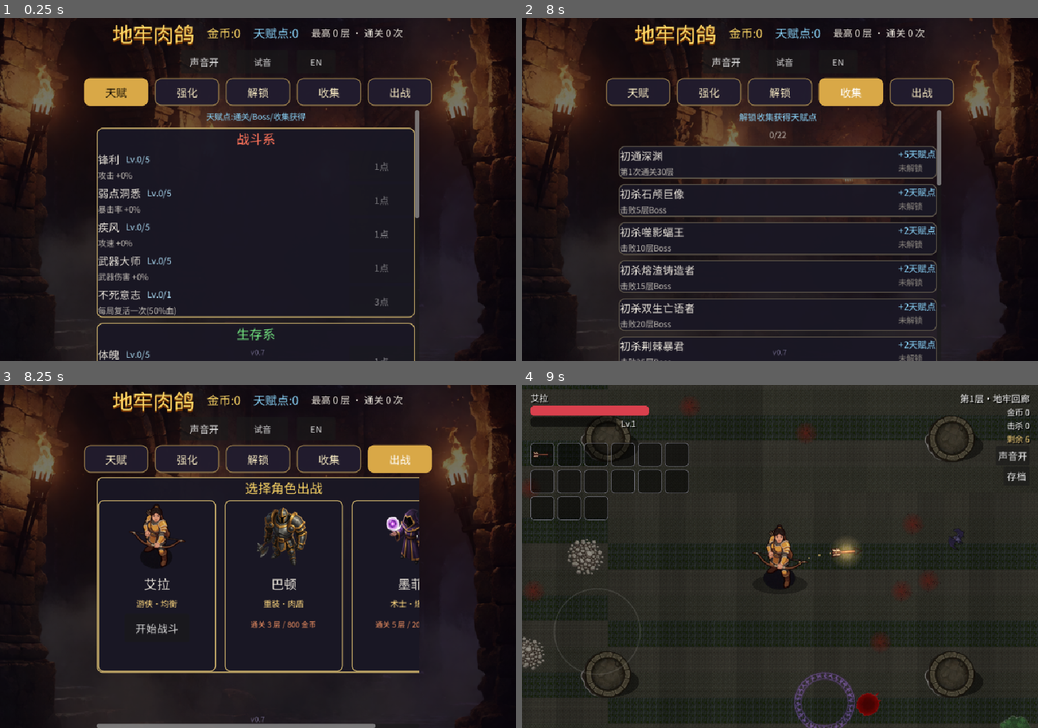
Above: before the commit, frames 1-4 (two rows, left to right).
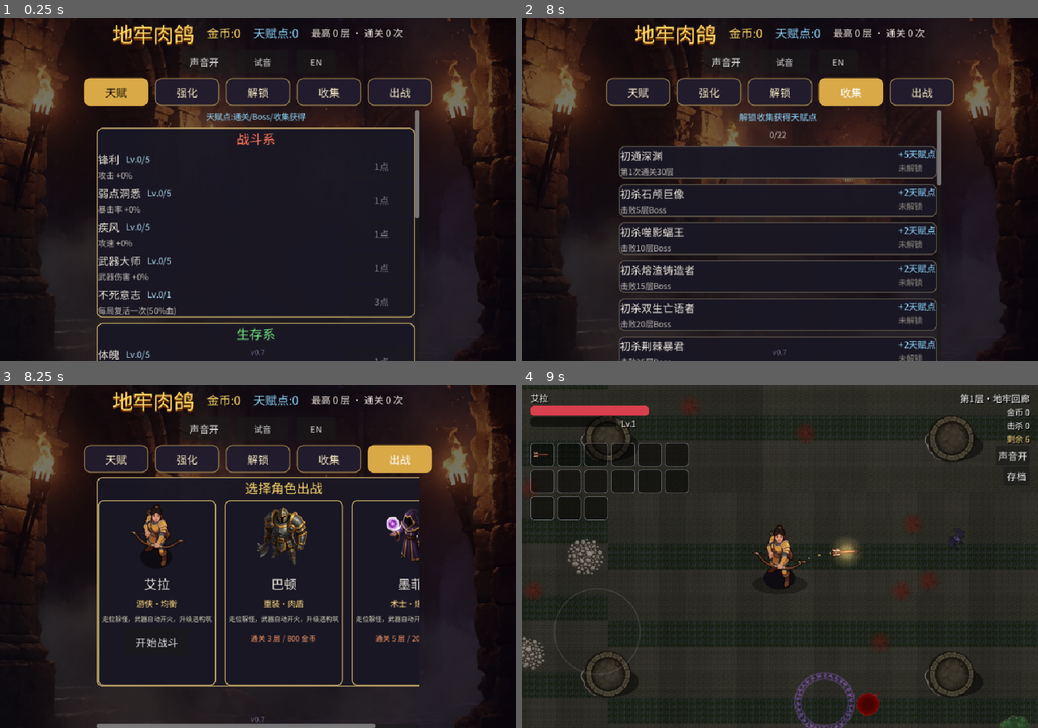
Above: after the commit, the same moments.

Repository: owlco001/dungeon-rogue-godot
Game: Godot game, scene res://scenes/lobby.tscn
Two runs of this game, one before a commit and one after it. Both use one fixed random seed, a clock stepped at 60 frames per second and the inputs below.
Inputs:
- Up to frame 1 (0.25 s): no input
- Up to frame 2 (8 s): click "声音开" at 0.5 s; click "声音关" at 1.25 s; click "试音" at 2 s; click "EN" at 2.75 s; click "Test" at 3.5 s; click "中文" at 4.25 s; click "天赋" at 5 s; click "强化" at 5.75 s; click "解锁" at 6.5 s; click "收集" at 7.25 s
- Up to frame 3 (8.25 s): click "出战" at 8 s
- Up to frame 4 (9 s): click "开始战斗" at 8.75 s

Frames 1-2 are identical in both runs. In frame 3, 2.4% of the frame differs, in the area x 18-82%, y 67-88%; in frame 4, nothing differs.

Commit message:
B3-UI D4+D8：新手3分钟引导（角色卡一句话/首局中央提示 T+15移动 T+25自动攻击/技能栏点亮toast/第3层精英遗物toast）+ 大厅无尽直连（通关解锁开关，Meta.start_endless 交接）；新串入 Lang 字典

Diff:
--- a/scripts/hud.gd
+++ b/scripts/hud.gd
@@ -27,6 +27,11 @@
 var _victory_overlay: ColorRect
 var _victory_stats: Label
 var _relic_slots: Array = []
+# v0.8 D4 新手引导
+var _skill_hint_shown := false
+var _hint_center: CenterContainer = null
+var _hint_label: Label = null
+var _hint_tween: Tween = null
 var _weapon_slots: Array = []
 var _passive_slots: Array = []
 var _weapons_data: Array = []
@@ -256,6 +261,49 @@
 	_toast_panel.add_child(_toast_label)
 	_toast_panel.visible = false
 	wrap.add_child(_toast_panel)
+
+
+# ---------- v0.8 D4 新手引导（首局中央提示） ----------
+func start_first_run_hints() -> void:
+	if Meta.victories() > 0 or Meta.max_floor() > 0:
+		return
+	_first_run_hint_seq()
+
+
+func _first_run_hint_seq() -> void:
+	await get_tree().create_timer(15.0, false).timeout
+	if not is_inside_tree():
+		return
+	_show_center_hint(Lang.t("拖动屏幕左半边 = 移动"), 2.0)
+	await get_tree().create_timer(10.0, false).timeout
+	if not is_inside_tree():
+		return
+	_show_center_hint(Lang.t("武器会自动攻击最近的目标"), 2.0)
+
+
+func _show_center_hint(text: String, dur: float) -> void:
+	if _hint_center == null:
+		_hint_center = CenterContainer.new()
+		_hint_center.set_anchors_preset(Control.PRESET_FULL_RECT)
+		_hint_center.mouse_filter = Control.MOUSE_FILTER_IGNORE
+		_hint_label = Label.new()
+		_hint_label.add_theme_font_override("font", _font)
+		_hint_label.add_theme_font_size_override("font_size", 30)
+		_hint_label.add_theme_color_override("font_color", Color(1.0, 0.9, 0.55))
+		_hint_label.add_theme_color_override("font_shadow_color", Color(0, 0, 0, 0.85))
+		_hint_label.add_theme_constant_override("shadow_offset_x", 2)
+		_hint_label.add_theme_constant_override("shadow_offset_y", 2)
+		_hint_center.add_child(_hint_label)
+		add_child(_hint_center)
+	_hint_label.text = text
+	_hint_center.visible = true
+	_hint_center.modulate.a = 1.0
+	if _hint_tween != null and _hint_tween.is_valid():
+		_hint_tween.kill()
+	_hint_tween = create_tween()
+	_hint_tween.tween_interval(dur)
+	_hint_tween.tween_property(_hint_center, "modulate:a", 0.0, 0.6)
+	_hint_tween.tween_callback(func() -> void: _hint_center.visible = false)
 
 
 func show_toast(text: String) -> void:
@@ -685,6 +733,10 @@
 
 func set_skills(skills: Array) -> void:
 	_skills_data = skills
+	# v0.8 D4：技能栏首次凑满 2 个技能时提示自动/手动（每局一次）
+	if skills.size() >= 2 and not _skill_hint_shown:
+		_skill_hint_shown = true
+		show_toast(Lang.t("技能默认自动释放，可切手动"))
 	for i in range(_skill_slots.size()):
 		var slot: Dictionary = _skill_slots[i]
 		if i < skills.size():
@@ -801,7 +853,7 @@
 	var d: Dictionary = GameData.CHARACTERS[cid]
 	var panel := PanelContainer.new()
 	var card_w: float = 180.0 if compact else 220.0
-	var card_h: float = 260.0 if compact else 300.0
+	var card_h: float = 286.0 if compact else 326.0
 	panel.custom_minimum_size = Vector2(card_w, card_h)
 	var sb := StyleBoxFlat.new()
 	sb.bg_color = Color(0.10, 0.09, 0.14, 0.95)
@@ -832,6 +884,11 @@
 	de.autowrap_mode = TextServer.AUTOWRAP_WORD_SMART
 	de.custom_minimum_size = Vector2(160, 40) if compact else Vector2(200, 40)
 	vb.add_child(de)
+	# v0.8 D4：卡片底部玩法一句话（新手 3 分钟 T+0）
+	var hint := _mk_label("走位躲怪，武器自动开火，升级选构筑", 12)
+	hint.horizontal_alignment = HORIZONTAL_ALIGNMENT_CENTER
+	hint.add_theme_color_override("font_color", Color(0.85, 0.85, 0.75))
+	vb.add_child(hint)
 	var b := Button.new()
 	if Meta.is_char_unlocked(cid):
 		b.text = Lang.t("开始")
--- a/scripts/lang.gd
+++ b/scripts/lang.gd
@@ -359,4 +359,11 @@
 	"每级 4-8% 别超模": "4-8% per level",
 	"合成": "Fuse",
 	"开始战斗": "Start",
+	"走位躲怪，武器自动开火，升级选构筑": "Dodge monsters — weapons fire automatically — pick your build on level-up",
+	"拖动屏幕左半边 = 移动": "Drag the left half of the screen to move",
+	"武器会自动攻击最近的目标": "Weapons auto-attack the nearest enemy",
+	"技能默认自动释放，可切手动": "Skills cast automatically by default — tap to switch to manual",
+	"精英会掉落遗物": "Elites drop relics",
+	"无尽模式：开": "Endless Mode: ON",
+	"无尽模式：关": "Endless Mode: OFF",
 }
--- a/scripts/lobby.gd
+++ b/scripts/lobby.gd
@@ -18,6 +18,9 @@
 var _toast_panel: PanelContainer
 var _toast_label: Label
 var _toast_tween: Tween = null
+# v0.8 D8 无尽直连
+var _endless_pick := false
+var _endless_btn: Button = null
 
 
 func _ready() -> void:
@@ -536,6 +539,13 @@
 # ---------- 出战页 ----------
 func _build_fight_tab() -> void:
 	var vb := _section("选择角色出战", Color(1.0, 0.85, 0.4))
+	# v0.8 D8：无尽直连（通关过 1 次才显示）
+	if Meta.victories() >= 1:
+		var cc := CenterContainer.new()
+		_endless_btn = _mk_button("无尽模式：关", 18)
+		_endless_btn.pressed.connect(_on_toggle_endless)
+		cc.add_child(_endless_btn)
+		vb.add_child(cc)
 	# 竖屏（手机）时卡片竖排全量展示，否则横排
 	var vp: Vector2 = get_viewport_rect().size
 	if vp.y > vp.x:
@@ -559,7 +569,7 @@
 func _fight_card(cid: String, compact: bool = false) -> Control:
 	var d: Dictionary = GameData.CHARACTERS[cid]
 	var p := _panel()
-	p.custom_minimum_size = Vector2(200, 300) if compact else Vector2(220, 320)
+	p.custom_minimum_size = Vector2(200, 326) if compact else Vector2(220, 346)
 	var vb := VBoxContainer.new()
 	vb.add_theme_constant_override("separation", 8)
 	p.add_child(vb)
@@ -579,6 +589,11 @@
 	ti.horizontal_alignment = HORIZONTAL_ALIGNMENT_CENTER
 	ti.add_theme_color_override("font_color", Color(1.0, 0.85, 0.5))
 	vb.add_child(ti)
+	# v0.8 D4：卡片底部玩法一句话（新手 3 分钟 T+0）
+	var hint := _mk_label("走位躲怪，武器自动开火，升级选构筑", 12)
+	hint.horizontal_alignment = HORIZONTAL_ALIGNMENT_CENTER
+	hint.add_theme_color_override("font_color", Color(0.85, 0.85, 0.75))
+	vb.add_child(hint)
 	var bc := CenterContainer.new()
 	vb.add_child(bc)
 	if Meta.is_char_unlocked(cid):
@@ -596,7 +611,14 @@
 func _on_fight(cid: String) -> void:
 	Sfx.play("stairs")
 	Meta.selected_char = cid
+	Meta.start_endless = _endless_pick
 	get_tree().change_scene_to_file("res://scenes/main.tscn")
+
+
+func _on_toggle_endless() -> void:
+	_endless_pick = not _endless_pick
+	if _endless_btn != null:
+		_endless_btn.text = Lang.t("无尽模式：开") if _endless_pick else Lang.t("无尽模式：关")
 
 
 ## 继续冒险：从中途存档恢复
--- a/scripts/main.gd
+++ b/scripts/main.gd
@@ -59,8 +59,13 @@
 	if not Meta.is_char_unlocked(char_id):
 		return
 	_started = true
+	# v0.8 D8：大厅无尽直连入口（通关 1 次解锁）
+	if Meta.start_endless:
+		endless = true
+		Meta.start_endless = false
 	RunSave.clear()  # 新开局，清除旧的中途存档
 	hud.hide_select()
+	hud.start_first_run_hints()  # v0.8 D4 新手引导（仅首局）
 	player = PlayerScene.instantiate()
 	player.character_id = char_id
 	player.name = "Player"
--- a/scripts/meta.gd
+++ b/scripts/meta.gd
@@ -74,6 +74,7 @@
 static var _endless_best_score := 0
 static var _muted := false
 static var selected_char := ""
+static var start_endless := false  # v0.8 D8：大厅无尽直连（通关解锁）
 # v0.6：天赋点货币 / 成就 / 累计击杀 / 武器·超武图鉴 / 旧存档迁移标记
 static var _talent_points := 0
 static var _achievements := {}
